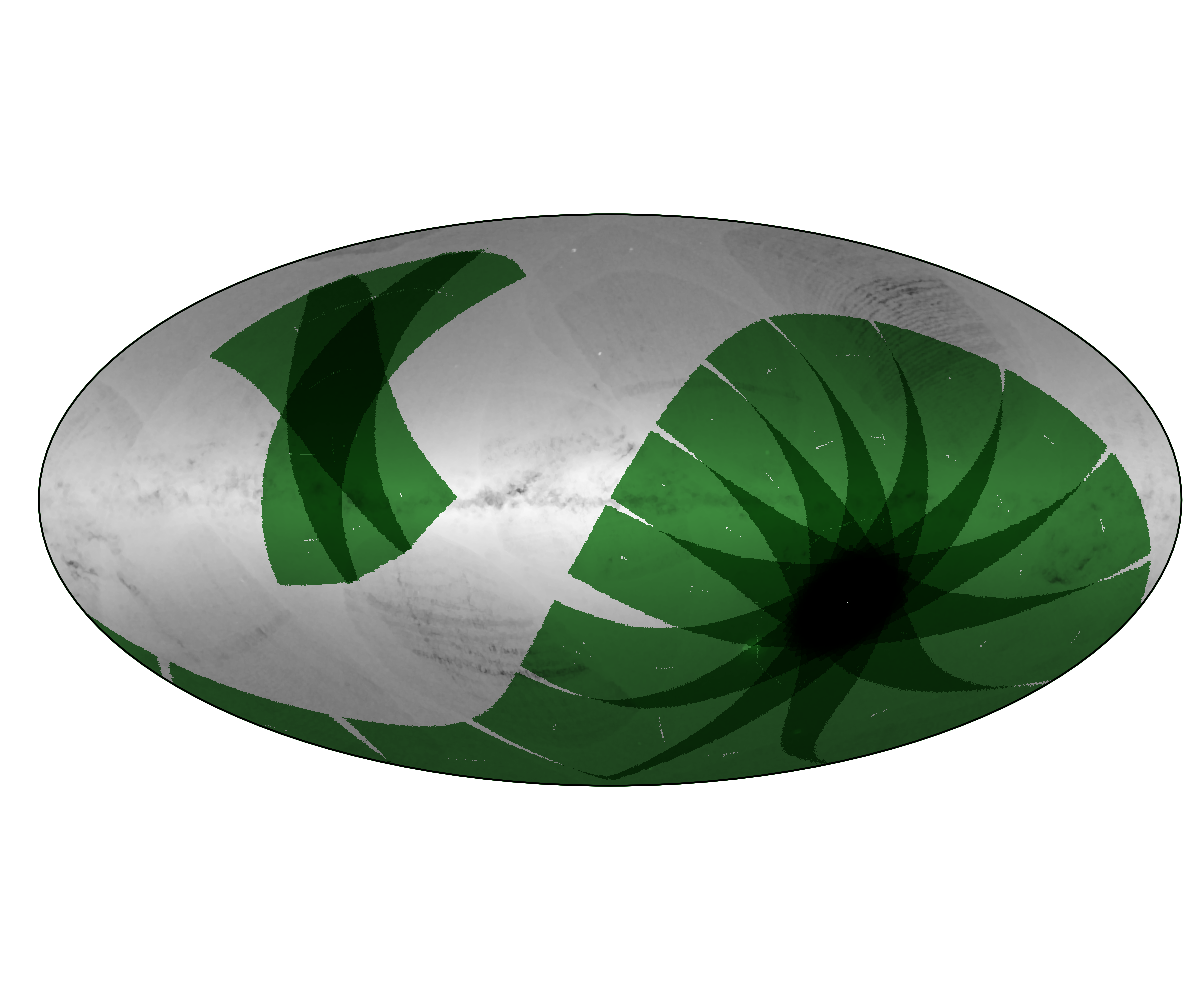
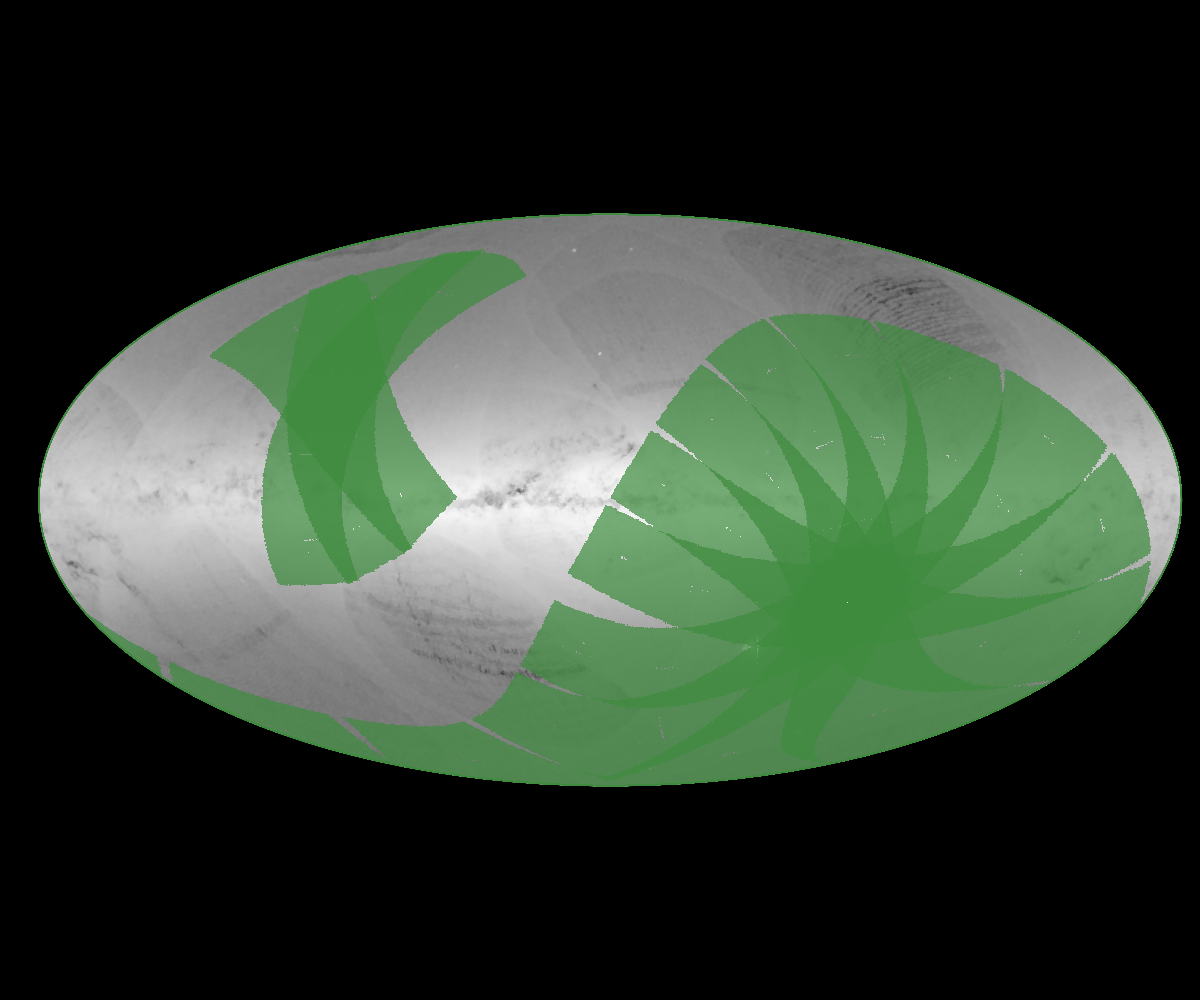
Layer changes from the first 1200px x 1000px image to the second:
"tess_S0016.png": opacity 100% → 70%, blend multiply → normal over left=38, top=213, right=1183, bottom=787
"tess_S0015.png": opacity 100% → 70%, blend multiply → normal over left=38, top=213, right=1182, bottom=787
"tess_S0014.png": opacity 100% → 70%, blend multiply → normal over left=38, top=213, right=1183, bottom=787
"tess_S0013.png": opacity 100% → 70%, blend multiply → normal over left=38, top=213, right=1183, bottom=787
"tess_S0012.png": opacity 100% → 70%, blend multiply → normal over left=38, top=213, right=1183, bottom=787
"tess_S0011.png": opacity 100% → 70%, blend multiply → normal over left=38, top=213, right=1183, bottom=787
"tess_S0010.png": opacity 100% → 70%, blend multiply → normal over left=38, top=213, right=1183, bottom=787
"tess_S0009.png": opacity 100% → 70%, blend multiply → normal over left=38, top=213, right=1183, bottom=787
"tess_S0008.png": opacity 100% → 70%, blend multiply → normal over left=38, top=213, right=1183, bottom=787
"tess_S0007.png": opacity 100% → 70%, blend multiply → normal over left=38, top=213, right=1183, bottom=787
"tess_S0006.png": opacity 100% → 70%, blend multiply → normal over left=38, top=213, right=1183, bottom=787
"tess_S0005.png": opacity 100% → 70%, blend multiply → normal over left=38, top=213, right=1183, bottom=787
"tess_S0004.png": opacity 100% → 70%, blend multiply → normal over left=38, top=213, right=1183, bottom=787
"tess_S0003.png": opacity 100% → 70%, blend multiply → normal over left=38, top=213, right=1183, bottom=787
"tess_S0002.png": opacity 100% → 70%, blend multiply → normal over left=38, top=213, right=1183, bottom=787
"tess_S0001.png": opacity 100% → 70%, blend multiply → normal over left=38, top=213, right=1183, bottom=787
added layer "Layer" over left=0, top=0, right=1200, bottom=1000
